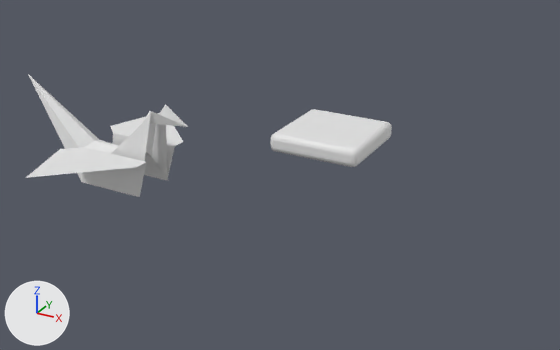
Before and after pictures for a commit that changed the Blender file Bubble Mania/Assets/_BubbleMania/Blend/floor-tile.blend.
Rendered twice from a camera (50 mm lens) standing at (21.6, -24.6, 14.3) and looking at (6.2, 3.5, 0.2). The lights are fixed; the arrows at lower left show +X, +Y and +Z.

The first picture shows 'Cube', 'crane', 'left-2', 'right-w'.
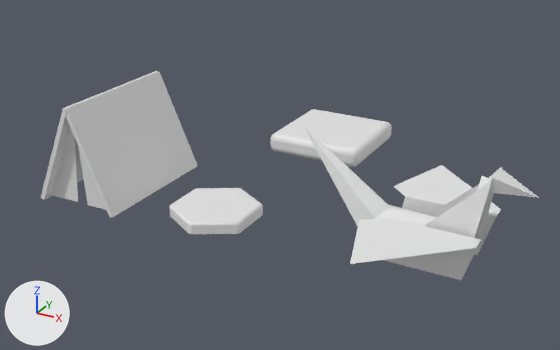
Where the newer file only moved an object's origin or applied its transform, the numbers keep the older frame.

The change, as a list of edits to the scene's bpy script:
```text
Change me_plane_006:
    used by ob_crane; location = (0.0, 0.0, 0.0)
    remove me_plane_006.from_pydata(...)  # 22 vertices, 30 faces; spans x -5.08..3.77, y -1.0..1.0, z 0.0..4.28
    add me_plane_006.from_pydata(...)  # 14 vertices, 10 faces; spans x -5.81..3.03, y -1.0..0.0, z 0.0..4.28
    me_plane_006 part 1: the whole mesh is rebuilt
Change me_plane_007:
    where me_plane_007.from_pydata(...)  # 5 vertices, 3 faces; spans x -2.47..1.73, y -3.64..0.0, z 0.0
    used by ob_right_w; location = (0.53, -1.0, 1.75)
    verts and faces of me_plane_007; kept vertices keep their numbers, new ones are numbered from 5
    before: 0 (-1.73, 0.0, 0.0) at pixel (83, 147), 1 (1.73, 0.0, 0.0) at pixel (146, 161), 2 (-2.47, -0.65, 0.0) at pixel (60, 149), 3 (1.73, -0.65, 0.0) at pixel (136, 167), 4 (-1.49, -3.64, 0.0) at pixel (25, 177)
    me_plane_007 part 2
    add delete_vertices([*range(0, 5)])  # with the faces that use them
    me_plane_007 part 3
    add verts[5] = (12.4, 0.0, 0.0)  # pixel (385, 217)
    add verts[6] = (15.87, 0.0, 0.0)  # pixel (481, 239)
    add verts[7] = (11.67, -0.65, 0.0)  # pixel (359, 220)
    add verts[8] = (15.87, -0.65, 0.0)  # pixel (475, 247)
    add verts[9] = (12.65, -3.64, 0.0)  # pixel (349, 264)
    add faces += [(5, 7, 8, 6), (7, 9, 8)]
Change me_plane_008:
    where me_plane_008.from_pydata(...)  # 5 vertices, 3 faces; spans x -2.47..1.73, y 0.0..3.64, z 0.0
    used by ob_left_2; location = (0.53, 1.0, 1.75)
    verts and faces of me_plane_008; kept vertices keep their numbers, new ones are numbered from 5
    before: 0 (-1.73, 0.0, 0.0) at pixel (113, 133), 1 (1.73, 0.0, 0.0) at pixel (174, 146), 2 (-2.47, 0.65, 0.0) at pixel (110, 126), 3 (1.73, 0.65, 0.0) at pixel (183, 141), 4 (-1.49, 3.64, 0.0)
    me_plane_008 part 4
    add delete_vertices([*range(0, 5)])  # with the faces that use them
    me_plane_008 part 5
    add verts[5] = (12.4, 0.0, 0.0)  # pixel (405, 196)
    add verts[6] = (15.87, 0.0, 0.0)  # pixel (496, 216)
    add verts[7] = (11.67, 0.65, 0.0)  # pixel (393, 186)
    add verts[8] = (15.87, 0.65, 0.0)  # pixel (501, 209)
    add verts[9] = (12.65, 3.64, 0.0)  # pixel (441, 164)
    add faces += [(5, 6, 8, 7), (7, 8, 9)]
Change ob_circle:
    remove ob_circle.hide_set(True)
Change ob_cube_002:
    remove ob_cube_002.hide_set(True)
Change ob_crane:
    ob_crane.location: (0.0, 0.0, 0.0) -> (14.87, 0.0, 0.0)
    add _m = ob_crane.modifiers.new('Mirror', 'MIRROR')
    add _m.use_axis = (False, True, False)
    add _m.use_clip = True
```

Boxes [x1, y1, x2, y2] around the edits, measured in the pictures (560 x 350 px):
'Cube.002', shown: after [41, 71, 198, 218]
'crane', reshaped, moved, modifiers changed (47% wider, 26% taller): before [28, 74, 188, 197]; after [303, 125, 539, 280]
'right-w', reshaped (10% wider, 50% taller): before [26, 147, 145, 178]; after [350, 217, 481, 264]
'Circle', shown: after [169, 188, 263, 234]
'left-2', reshaped (47% wider, 53% taller): before [110, 113, 183, 146]; after [393, 165, 501, 216]
part 2 of me_plane_007, deleted: before [26, 147, 145, 178]
part 3 of me_plane_007, added: after [350, 217, 481, 264]
part 4 of me_plane_008, deleted: before [110, 113, 183, 146]
part 5 of me_plane_008, added: after [393, 165, 501, 216]
